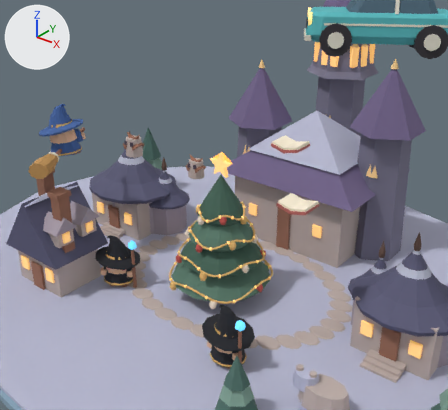
An edit to the glTF model prototype/web/assets/worlds/owl-post-academy.gltf, drawn before and after from the same camera.
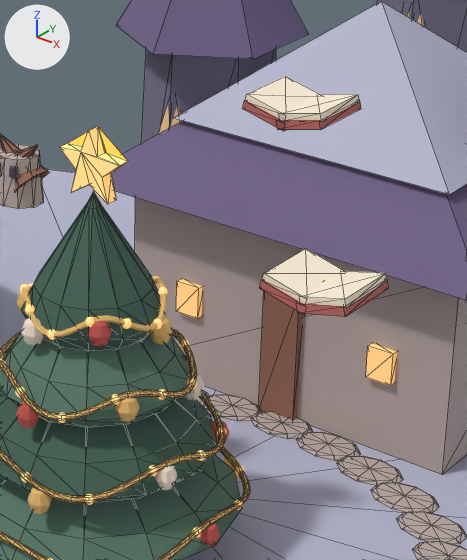
Each version appears first from a 50 mm lens placed at (7.23, -9.84, 7.67), pointed at (0.25, -1.12, 2.26), and next in a close-up on the part from 42% to 77% of the width and 27% to 72% of the height. The axes (+X, +Y, +Z) are drawn at upper left. The lights are the same throughout. The last two pictures show the newer version. The close-ups show mesh edges as thin lines. Where no turn or scale is listed for an object, it has been applied to the vertices.

The older version as bpy lines, for what is in view:
```python
me_five_point_star = bpy.data.meshes.new('Five-point star')
me_five_point_star.from_pydata(...)  # 20 vertices, 36 faces; spans x -0.257..0.257, y -0.046..0.046, z -0.218..0.27
me_five_point_star.materials.append(mat_warm_tree_lights)  # beige #ffde99, glowing orange #cb8e45
me_mesh_18 = bpy.data.meshes.new('Mesh_18')
me_mesh_18.from_pydata(...)  # a 10-sided cut cone along z (radius 1.0 at the low end, 0.85 at the high end) spanning x -0.95..0.95, y -1.0..1.0, z 0.0..1.0
me_mesh_18.materials.append(mat_cream_001)  # light grey #bfafaa
me_mesh_32 = bpy.data.meshes.new('Mesh_32')
me_mesh_32.from_pydata(...)  # a box spanning x -0.707..0.707, y -0.707..0.707, z 0.0..1.0
me_mesh_32.materials.append(mat_gold)  # beige #ffd696, glowing orange #b8813c
ob_illuminated_star = bpy.data.objects.new('Illuminated star', me_five_point_star)
ob_illuminated_star.location = (0.0, -0.9, 2.98)
ob_lit_window_001 = bpy.data.objects.new('Lit window.001', me_mesh_32)
ob_lit_window_001.parent = ob_academy_great_hall
ob_lit_window_001.location = (0.924, -1.226, 0.646)
ob_lit_window_001.scale = (0.16, 0.06, 0.28)
ob_snow_path_stone_025 = bpy.data.objects.new('Snow path stone.025', me_mesh_18)
ob_snow_path_stone_025.location = (0.12, 1.388, 0.005)
ob_snow_path_stone_025.scale = (0.28, 0.19, 0.025)
# also in view: 'Open pages.003' at (1.64, -0.76, 3.73); 'Snowfield' at (-0.08, 0.0, -0.04); 'Eaves' at (0.0, 2.75, 2.42); 'Open pages.001' at (2.48, -1.77, 3.16); 'Open pages.002' at (1.39, -0.76, 3.73)
```
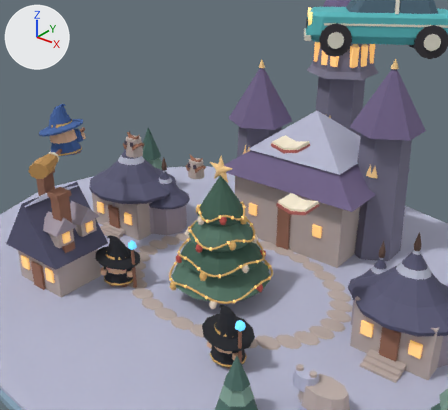
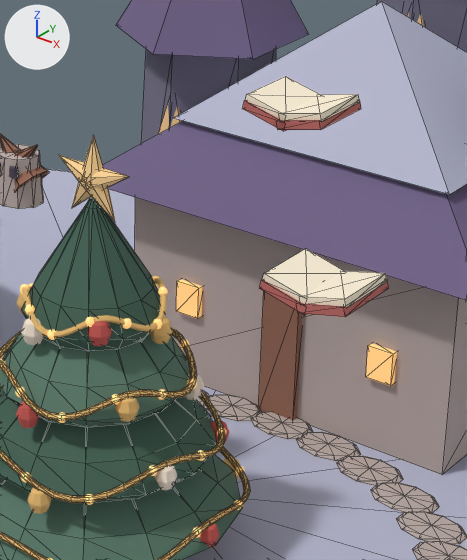
What differs and where, as boxes [x1, y1, x2, y2] in the close-ups (467 x 560 px):
'Illuminated star', deleted: before [59, 126, 128, 204]
'Star point.004', added (beige): after [84, 168, 129, 190]
'Star point', added (beige): after [81, 135, 103, 185]
'Star point.003', added (beige): after [82, 180, 115, 221]
'Star point.001', added: after [59, 155, 88, 188]
'Star point.002', added: after [72, 178, 92, 208]

Edits to the bpy script that builds the scene:
```text
Add me_mesh_9:
    me_mesh_9 = me_mesh_9.copy(); me_mesh_9.name = 'Mesh_9'  # the mesh of ob_star_point_004
Remove ob_illuminated_star:
    ob_illuminated_star = bpy.data.objects.new('Illuminated star', me_five_point_star)
    ob_illuminated_star.location = (0.0, -0.9, 2.98)
Add ob_star_point_004:
    ob_star_point_004 = bpy.data.objects.new('Star point.004', me_mesh_9)
    ob_star_point_004.parent = ob_christmas_tree
    ob_star_point_004.location = (0.0, 0.0, 2.884)
    ob_star_point_004.rotation_euler = (0.0, 1.257, 0.0)  # degrees (0, 72, 0)
    ob_star_point_004.scale = (0.1, 0.09, 0.32)
Add ob_star_point_003:
    ob_star_point_003 = bpy.data.objects.new('Star point.003', me_mesh_9)
    ob_star_point_003.parent = ob_christmas_tree
    ob_star_point_003.location = (0.0, 0.0, 2.884)
    ob_star_point_003.rotation_euler = (0.0, 2.513, 0.0)  # degrees (0, 144, 0)
    ob_star_point_003.scale = (0.1, 0.09, 0.32)
Add ob_star_point_002:
    ob_star_point_002 = bpy.data.objects.new('Star point.002', me_mesh_9)
    ob_star_point_002.parent = ob_christmas_tree
    ob_star_point_002.location = (0.0, 0.0, 2.884)
    ob_star_point_002.rotation_euler = (0.0, -2.513, 0.0)  # degrees (0, -144, 0)
    ob_star_point_002.scale = (0.1, 0.09, 0.32)
Add ob_star_point_001:
    ob_star_point_001 = bpy.data.objects.new('Star point.001', me_mesh_9)
    ob_star_point_001.parent = ob_christmas_tree
    ob_star_point_001.location = (0.0, 0.0, 2.884)
    ob_star_point_001.rotation_euler = (0.0, -1.257, 0.0)  # degrees (0, -72, 0)
    ob_star_point_001.scale = (0.1, 0.09, 0.32)
Add ob_star_point:
    ob_star_point = bpy.data.objects.new('Star point', me_mesh_9)
    ob_star_point.parent = ob_christmas_tree
    ob_star_point.location = (0.0, 0.0, 2.884)
    ob_star_point.scale = (0.1, 0.09, 0.32)
```
